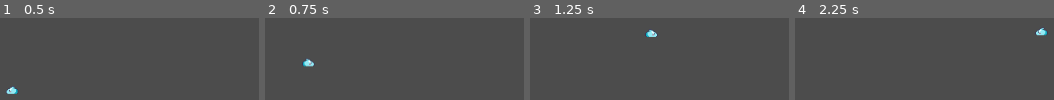
Above: before the commit, frames 1-4 (left to right).
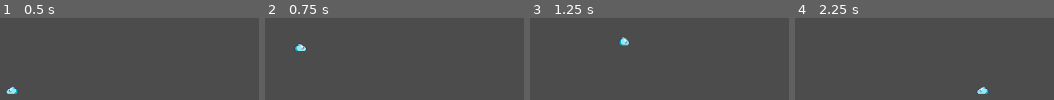
Above: after the commit, the same moments.

Repository: Unpaz-Programacion-Videojuegos-2022/Dogcky
Game: Godot game, scene res://Scenes/prueba de movimiento.tscn
Same seed, same stepped clock (60 frames per second), same inputs: the game is played once before the commit and once after it.
Inputs:
- Up to frame 1 (0.5 s): no input
- Up to frame 2 (0.75 s): tap Enter at 0.5 s; hold Right (ui_right) from 0.53 s (still down); tap Up (ui_up) at 0.6 s
- Up to frame 3 (1.25 s): keep holding Right (ui_right); tap Up (ui_up) at 0.77, 1.07 s
- Up to frame 4 (2.25 s): tap Space at 1.25 s; tap Up (ui_up) at 1.35, 1.52, 1.82, 2.1 s; release Right (ui_right) at 2.03 s; hold Left (ui_left) from 2.03 s (still down)

Frame 1 is identical in both runs. In frame 2, 0.6% of the frame differs, in the area x 11-19%, y 31-60%; in frame 3, 0.6%; in frame 4, 0.6%, in the area x 70-98%, y 12-93%.

Commit message:
cambios en los botones y animacion del personaje
se modifico un poco el codigo para agregar botones de movimiento y animacion para cada accion

Diff:
--- a/Scenes/Dogcky.tscn
+++ b/Scenes/Dogcky.tscn
@@ -7,11 +7,12 @@
 
 
 const VALOR_DE_VELOCIDAD = 15
-const VELOCIDAD_MAXIMA   = 200
+const VELOCIDAD_MAXIMA   = 150
 const GRAVITY = 10
 const MAX_JUMPS = 1
 var velocity = Vector2(0,-1)
-
+onready var sprite = $Sprite
+onready var animationPlayer = $AnimationPlayer
 var jumps = 0
 
 # Called when the node enters the scene tree for the first time.
@@ -24,28 +25,34 @@
 	if is_on_floor() and jumps == 1:
 		jumps = 0
 		velocity.y = 0
+		animationPlayer.play(\"aplastado\")
 
 	else:
 		velocity.y += GRAVITY
 
-	if Input.is_action_just_pressed(\"ui_up\") and jumps < MAX_JUMPS:
+	if Input.is_action_just_pressed(\"ui_accept\") and jumps < MAX_JUMPS:
 		jumps += 1
 		velocity.y = -20 * VALOR_DE_VELOCIDAD
+		animationPlayer.play(\"saltar\")
 
 
 
 	if Input.is_action_just_pressed(\"ui_left\"):
 		velocity.x = -VELOCIDAD_MAXIMA
+		animationPlayer.play(\"caminar\")
+		$Sprite.flip_h = false
 
-		$Sprite.flip_h = false
 
 	if Input.is_action_just_pressed(\"ui_right\"):
 		velocity.x = VELOCIDAD_MAXIMA
+		animationPlayer.play(\"caminar\")
 		$Sprite.flip_h = true
 
-
+	if Input.is_action_just_pressed(\"ui_down\"):
+		animationPlayer.play(\"agachado\")
 	if Input.is_action_just_released(\"ui_left\") or Input.is_action_just_released(\"ui_right\") or Input.is_action_just_released(\"ui_down\"):
 		velocity.x = 0
+		animationPlayer.play(\"quieto\")
 
 
 
@@ -55,7 +62,101 @@
 [sub_resource type="RectangleShape2D" id=1]
 
 [sub_resource type="Animation" id=7]
-resource_name = "salto"
+length = 0.001
+tracks/0/type = "value"
+tracks/0/path = NodePath("Sprite:frame")
+tracks/0/interp = 1
+tracks/0/loop_wrap = true
+tracks/0/imported = false
+tracks/0/enabled = true
+tracks/0/keys = {
+"times": PoolRealArray( 0 ),
+"transitions": PoolRealArray( 1 ),
+"update": 0,
+"values": [ 0 ]
+}
+
+[sub_resource type="Animation" id=12]
+resource_name = "agachado"
+length = 0.5
+tracks/0/type = "value"
+tracks/0/path = NodePath("Sprite:frame")
+tracks/0/interp = 1
+tracks/0/loop_wrap = true
+tracks/0/imported = false
+tracks/0/enabled = true
+tracks/0/keys = {
+"times": PoolRealArray( 0 ),
+"transitions": PoolRealArray( 1 ),
+"update": 1,
+"values": [ 5 ]
+}
+
+[sub_resource type="Animation" id=10]
+resource_name = "aplastado"
+length = 0.5
+tracks/0/type = "value"
+tracks/0/path = NodePath("Sprite:frame")
+tracks/0/interp = 1
+tracks/0/loop_wrap = true
+tracks/0/imported = false
+tracks/0/enabled = true
+tracks/0/keys = {
+"times": PoolRealArray( 0 ),
+"transitions": PoolRealArray( 1 ),
+"update": 1,
+"values": [ 6 ]
+}
+
+[sub_resource type="Animation" id=8]
+resource_name = "caminar"
+length = 0.8
+loop = true
+tracks/0/type = "value"
+tracks/0/path = NodePath("Sprite:frame")
+tracks/0/interp = 1
+tracks/0/loop_wrap = true
+tracks/0/imported = false
+tracks/0/enabled = true
+tracks/0/keys = {
+"times": PoolRealArray( 0, 0.4 ),
+"transitions": PoolRealArray( 1, 1 ),
+"update": 1,
+"values": [ 0, 2 ]
+}
+
+[sub_resource type="Animation" id=9]
+resource_name = "quieto"
+length = 0.5
+loop = true
+tracks/0/type = "value"
+tracks/0/path = NodePath("Sprite:frame")
+tracks/0/interp = 1
+tracks/0/loop_wrap = true
+tracks/0/imported = false
+tracks/0/enabled = true
+tracks/0/keys = {
+"times": PoolRealArray( 0 ),
+"transitions": PoolRealArray( 1 ),
+"update": 1,
+"values": [ 0 ]
+}
+
+[sub_resource type="Animation" id=11]
+resource_name = "saltar"
+length = 0.8
+tracks/0/type = "value"
+tracks/0/path = NodePath("Sprite:frame")
+tracks/0/interp = 1
+tracks/0/loop_wrap = true
+tracks/0/imported = false
+tracks/0/enabled = true
+tracks/0/keys = {
+"times": PoolRealArray( 0, 0.4 ),
+"transitions": PoolRealArray( 1, 1 ),
+"update": 1,
+"values": [ 4, 0 ]
+}
 
 [node name="Dogcky" type="KinematicBody2D"]
 script = SubResource( 6 )
@@ -69,5 +170,9 @@
 vframes = 2
 
 [node name="AnimationPlayer" type="AnimationPlayer" parent="."]
-root_node = NodePath("")
-anims/salto = SubResource( 7 )
+anims/RESET = SubResource( 7 )
+anims/agachado = SubResource( 12 )
+anims/aplastado = SubResource( 10 )
+anims/caminar = SubResource( 8 )
+anims/quieto = SubResource( 9 )
+anims/saltar = SubResource( 11 )
Not shown: 1 places in Scenes/Dogcky.tscn that only renumber resources
